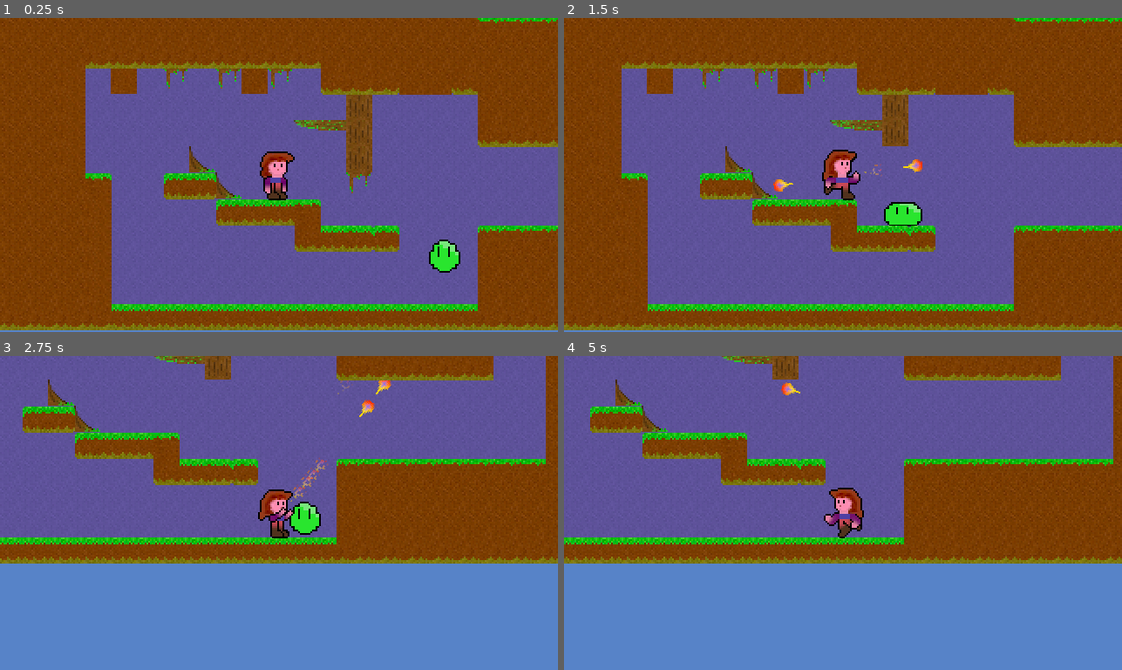
Above: before the commit, frames 1-4 (two rows, left to right).
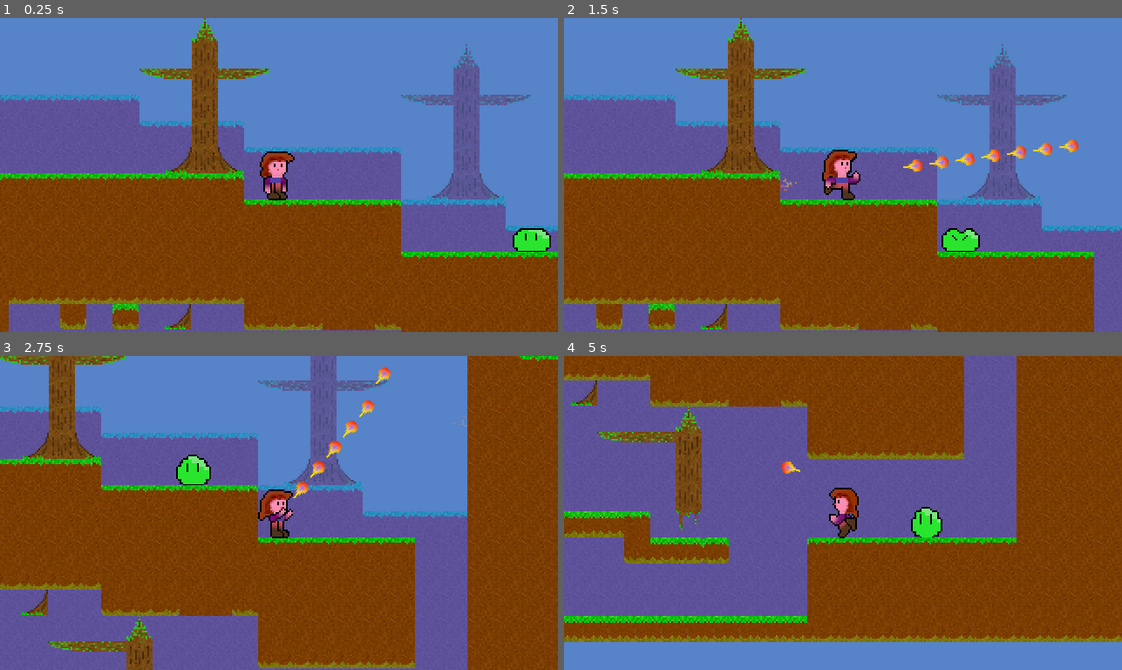
Above: after the commit, the same moments.

Repository: Teaching-myself-Godot/godot-zelia
Game: Godot game, scene res://game.tscn
The game is run twice, just before and just after one commit, with the same random seed, the same clock (stepped at 60 frames per second) and the same inputs.
Inputs (mouse positions are in pixels of both pictures, inside the frame that each line leads up to):
- Up to frame 1 (0.25 s): no input
- Up to frame 2 (1.5 s): move the mouse to (965, 159) at 0.52 s; press the mouse at (965, 159) at 0.53 s; hold D (Run right) from 0.53 s (still down); tap W (Jump) at 0.77 s; move the mouse to (731, 190) at 1.27 s; release the mouse at (731, 190) at 1.28 s; click (731, 190) at 1.35 s
- Up to frame 3 (2.75 s): tap W (Jump) at 1.52 s; move the mouse to (334, 443) at 2.02 s; release D (Run right) at 2.03 s; press the mouse at (334, 443) at 2.03 s; hold A (Run left) from 2.03 s (still down)
- Up to frame 4 (5 s): move the mouse to (815, 575) at 2.77 s; release A (Run left) at 2.78 s; release the mouse at (815, 575) at 2.78 s; hold D (Run right) 2.78-4.28 s; click (815, 575) at 2.85 s; tap W (Jump) at 3.02, 3.77, 4.52 s; move the mouse to (1010, 560) at 3.52 s; press the mouse at (1010, 560) at 3.53 s; move the mouse to (675, 465) at 4.27 s; release the mouse at (675, 465) at 4.28 s; hold A (Run left) from 4.28 s (still down); click (675, 465) at 4.35 s

The runs differ from the first frame. In frame 1, 71% of the frame differs, in the area x 0-100%, y 0-100%; in frame 2, 73%; in frame 3, 84%; in frame 4, 61%.

Commit message:
removes breakable terrain scene in favor of terrain metadata.

Diff:
--- a/game.tscn
+++ b/game.tscn
@@ -1,11 +1,10 @@
-[gd_scene load_steps=7 format=3 uid="uid://cqim58wf6utuy"]
+[gd_scene load_steps=6 format=3 uid="uid://cqim58wf6utuy"]
 
 [ext_resource type="Script" path="res://game.gd" id="1_0r4c6"]
 [ext_resource type="PackedScene" uid="uid://bu64mps4ovkil" path="res://player/player.tscn" id="1_og4dl"]
 [ext_resource type="PackedScene" uid="uid://7ccsjx3fean8" path="res://terrains/terrains.tscn" id="3_en76a"]
 [ext_resource type="PackedScene" uid="uid://1rrf5ex0tp8h" path="res://monsters/slime/slime.tscn" id="4_cutr6"]
 [ext_resource type="PackedScene" uid="uid://c2cougq61862r" path="res://terrains/background_terrains.tscn" id="5_phpmm"]
-[ext_resource type="PackedScene" uid="uid://cn0enjod5dgrm" path="res://terrains/breakable_terrains.tscn" id="6_72jxg"]
 
 [node name="Game" type="Node"]
 script = ExtResource("1_0r4c6")
@@ -15,7 +14,7 @@
 
 [node name="Player" parent="." instance=ExtResource("1_og4dl")]
 z_index = 2
-position = Vector2(231, 232)
+position = Vector2(275, 104)
 
 [node name="Slime" parent="." instance=ExtResource("4_cutr6")]
 position = Vector2(326, 244)
@@ -28,13 +27,12 @@
 position = Vector2(165, 75)
 layer_0/tile_data = PackedInt32Array(196604, 262144, 0, 196605, 262144, 0, 262141, 65536, 65537, 262142, 65536, 65537,  …(10128 unchanged characters)…
 
-[node name="BreakableTerrains" parent="." instance=ExtResource("6_72jxg")]
-layer_0/tile_data = PackedInt32Array(1048594, 65537, 2, 983058, 65537, 1, 917522, 65537, 1, 851986, 65537, 65537, 1048589, 327681, 0, 983052, 327681, 0)
-metadata/hp = 10
+[node name="BreakableTerrains" parent="." instance=ExtResource("3_en76a")]
+layer_0/tile_data = PackedInt32Array(917522, 327681, 1, 983058, 65537, 1, 1048594, 65537, 1, 1114130, 65537, 2, 851986, 65537, 0, 917519, 1, 3, 917520, 65537, 3, 917521, 65537, 3)
+metadata/breakable = true
 
-[node name="FallingTerrains" parent="." instance=ExtResource("6_72jxg")]
-layer_0/tile_data = PackedInt32Array(786445, 65537, 2, 786443, 65537, 2, 786447, 65537, 2, 917521, 65537, 3, 917520, 1, 3, 786441, 327680, 1, 786446, 65536, 65537)
-metadata/hp = 2
+[node name="FallingTerrains" parent="." instance=ExtResource("3_en76a")]
+layer_0/tile_data = PackedInt32Array(786444, 262144, 1, 720906, 65536, 0, 786442, 65536, 2, 786446, 196609, 0)
 metadata/falls_down = true
 
 [connection signal="cast_projectile" from="Player" to="." method="_on_player_cast_projectile"]
--- a/terrains.gd
+++ /dev/null
@@ -1 +0,0 @@
-extends TileMap
--- a/terrains/breakable-terrains.tres
+++ /dev/null
@@ -1,284 +0,0 @@
-[gd_resource type="TileSet" load_steps=5 format=3 uid="uid://mbrtxghbw6du"]
-
-[ext_resource type="Texture2D" uid="uid://cd163dlcpxdpl" path="res://terrains/grass-and-dirt/1.png" id="1_2yjlc"]
-[ext_resource type="Texture2D" uid="uid://bs2oogwdwj73j" path="res://terrains/tree-trunk/1.png" id="2_5pb8x"]
-
-[sub_resource type="TileSetAtlasSource" id="TileSetAtlasSource_plf1x"]
-resource_name = "grass-and-dirt"
-texture = ExtResource("1_2yjlc")
-texture_region_size = Vector2i(15, 15)
-1:0/0 = 0
-1:0/0/terrain_set = 0
-1:0/0/terrain = 0
-1:0/0/physics_layer_0/linear_velocity = Vector2(0, 0)
-1:0/0/physics_layer_0/angular_velocity = 0.0
-1:0/0/physics_layer_0/polygon_0/points = PackedVector2Array(-7.5, -7.5, 7.5, -7.5, 7.5, 7.5, -7.5, 7.5)
-1:0/0/terrains_peering_bit/bottom_side = 0
-3:0/0 = 0
-3:0/0/terrain_set = 0
-3:0/0/terrain = 0
-3:0/0/physics_layer_0/linear_velocity = Vector2(0, 0)
-3:0/0/physics_layer_0/angular_velocity = 0.0
-3:0/0/physics_layer_0/polygon_0/points = PackedVector2Array(-7.5, -7.5, 7.5, -7.5, 7.5, 7.5, -7.5, 7.5)
-3:0/0/terrains_peering_bit/right_side = 0
-3:0/0/terrains_peering_bit/bottom_side = 0
-4:0/0 = 0
-4:0/0/terrain_set = 0
-4:0/0/terrain = 0
-4:0/0/physics_layer_0/linear_velocity = Vector2(0, 0)
-4:0/0/physics_layer_0/angular_velocity = 0.0
-4:0/0/physics_layer_0/polygon_0/points = PackedVector2Array(-7.5, -7.5, 7.5, -7.5, 7.5, 7.5, -7.5, 7.5)
-4:0/0/terrains_peering_bit/right_side = 0
-4:0/0/terrains_peering_bit/bottom_side = 0
-4:0/0/terrains_peering_bit/left_side = 0
-5:0/0 = 0
-5:0/0/terrain_set = 0
-5:0/0/terrain = 0
-5:0/0/physics_layer_0/linear_velocity = Vector2(0, 0)
-5:0/0/physics_layer_0/angular_velocity = 0.0
-5:0/0/physics_layer_0/polygon_0/points = PackedVector2Array(-7.5, -7.5, 7.5, -7.5, 7.5, 7.5, -7.5, 7.5)
-5:0/0/terrains_peering_bit/bottom_side = 0
-5:0/0/terrains_peering_bit/left_side = 0
-1:1/next_alternative_id = 2
-1:1/0 = 0
-1:1/0/terrain_set = 0
-1:1/0/terrain = 0
-1:1/0/physics_layer_0/linear_velocity = Vector2(0, 0)
-1:1/0/physics_layer_0/angular_velocity = 0.0
-1:1/0/physics_layer_0/polygon_0/points = PackedVector2Array(-7.5, -7.5, 7.5, -7.5, 7.5, 7.5, -7.5, 7.5)
-1:1/0/terrains_peering_bit/bottom_side = 0
-1:1/0/terrains_peering_bit/top_side = 0
-1:1/1 = 1
-1:1/1/terrain_set = 0
-1:1/1/terrain = 0
-1:1/1/physics_layer_0/linear_velocity = Vector2(0, 0)
-1:1/1/physics_layer_0/angular_velocity = 0.0
-1:1/1/physics_layer_0/polygon_0/points = PackedVector2Array(-7.5, -7.5, 7.5, -7.5, 7.5, 7.5, -7.5, 7.5)
-1:1/1/terrains_peering_bit/right_side = 0
-1:1/1/terrains_peering_bit/bottom_side = 0
-1:1/1/terrains_peering_bit/left_side = 0
-1:1/1/terrains_peering_bit/top_side = 0
-3:1/0 = 0
-3:1/0/terrain_set = 0
-3:1/0/terrain = 0
-3:1/0/physics_layer_0/linear_velocity = Vector2(0, 0)
-3:1/0/physics_layer_0/angular_velocity = 0.0
-3:1/0/physics_layer_0/polygon_0/points = PackedVector2Array(-7.5, -7.5, 7.5, -7.5, 7.5, 7.5, -7.5, 7.5)
-3:1/0/terrains_peering_bit/right_side = 0
-3:1/0/terrains_peering_bit/bottom_side = 0
-3:1/0/terrains_peering_bit/top_side = 0
-4:1/0 = 0
-4:1/0/terrain_set = 0
-4:1/0/terrain = 0
-4:1/0/physics_layer_0/linear_velocity = Vector2(0, 0)
-4:1/0/physics_layer_0/angular_velocity = 0.0
-4:1/0/physics_layer_0/polygon_0/points = PackedVector2Array(-7.5, -7.5, 7.5, -7.5, 7.5, 7.5, -7.5, 7.5)
-5:1/0 = 0
-5:1/0/terrain_set = 0
-5:1/0/terrain = 0
-5:1/0/physics_layer_0/linear_velocity = Vector2(0, 0)
-5:1/0/physics_layer_0/angular_velocity = 0.0
-5:1/0/physics_layer_0/polygon_0/points = PackedVector2Array(-7.5, -7.5, 7.5, -7.5, 7.5, 7.5, -7.5, 7.5)
-5:1/0/terrains_peering_bit/bottom_side = 0
-5:1/0/terrains_peering_bit/left_side = 0
-5:1/0/terrains_peering_bit/top_side = 0
-1:2/0 = 0
-1:2/0/terrain_set = 0
-1:2/0/terrain = 0
-1:2/0/physics_layer_0/linear_velocity = Vector2(0, 0)
-1:2/0/physics_layer_0/angular_velocity = 0.0
-1:2/0/physics_layer_0/polygon_0/points = PackedVector2Array(-7.5, -7.5, 7.5, -7.5, 7.5, 7.5, -7.5, 7.5)
-1:2/0/terrains_peering_bit/top_side = 0
-3:2/0 = 0
-3:2/0/terrain_set = 0
-3:2/0/terrain = 0
-3:2/0/physics_layer_0/linear_velocity = Vector2(0, 0)
-3:2/0/physics_layer_0/angular_velocity = 0.0
-3:2/0/physics_layer_0/polygon_0/points = PackedVector2Array(-7.5, -7.5, 7.5, -7.5, 7.5, 7.5, -7.5, 7.5)
-3:2/0/terrains_peering_bit/right_side = 0
-3:2/0/terrains_peering_bit/top_side = 0
-4:2/0 = 0
-4:2/0/terrain_set = 0
-4:2/0/terrain = 0
-4:2/0/physics_layer_0/linear_velocity = Vector2(0, 0)
-4:2/0/physics_layer_0/angular_velocity = 0.0
-4:2/0/physics_layer_0/polygon_0/points = PackedVector2Array(-7.5, -7.5, 7.5, -7.5, 7.5, 7.5, -7.5, 7.5)
-4:2/0/terrains_peering_bit/right_side = 0
-4:2/0/terrains_peering_bit/left_side = 0
-4:2/0/terrains_peering_bit/top_side = 0
-5:2/0 = 0
-5:2/0/terrain_set = 0
-5:2/0/terrain = 0
-5:2/0/physics_layer_0/linear_velocity = Vector2(0, 0)
-5:2/0/physics_layer_0/angular_velocity = 0.0
-5:2/0/physics_layer_0/polygon_0/points = PackedVector2Array(-7.5, -7.5, 7.5, -7.5, 7.5, 7.5, -7.5, 7.5)
-5:2/0/terrains_peering_bit/left_side = 0
-5:2/0/terrains_peering_bit/top_side = 0
-0:3/0 = 0
-0:3/0/terrain_set = 0
-0:3/0/terrain = 0
-0:3/0/physics_layer_0/linear_velocity = Vector2(0, 0)
-0:3/0/physics_layer_0/angular_velocity = 0.0
-0:3/0/physics_layer_0/polygon_0/points = PackedVector2Array(-7.5, -7.5, 7.5, -7.5, 7.5, 7.5, -7.5, 7.5)
-0:3/0/terrains_peering_bit/right_side = 0
-1:3/0 = 0
-1:3/0/terrain_set = 0
-1:3/0/terrain = 0
-1:3/0/physics_layer_0/linear_velocity = Vector2(0, 0)
-1:3/0/physics_layer_0/angular_velocity = 0.0
-1:3/0/physics_layer_0/polygon_0/points = PackedVector2Array(-7.5, -7.5, 7.5, -7.5, 7.5, 7.5, -7.5, 7.5)
-1:3/0/terrains_peering_bit/right_side = 0
-1:3/0/terrains_peering_bit/left_side = 0
-2:3/0 = 0
-2:3/0/terrain_set = 0
-2:3/0/terrain = 0
-2:3/0/physics_layer_0/linear_velocity = Vector2(0, 0)
-2:3/0/physics_layer_0/angular_velocity = 0.0
-2:3/0/physics_layer_0/polygon_0/points = PackedVector2Array(-7.5, -7.5, 7.5, -7.5, 7.5, 7.5, -7.5, 7.5)
-2:3/0/terrains_peering_bit/left_side = 0
-
-[sub_resource type="TileSetAtlasSource" id="TileSetAtlasSource_dlgml"]
-resource_name = "tree-trunk"
-texture = ExtResource("2_5pb8x")
-texture_region_size = Vector2i(15, 15)
-1:0/0 = 0
-1:0/0/terrain_set = 0
-1:0/0/terrain = 1
-1:0/0/physics_layer_0/linear_velocity = Vector2(0, 0)
-1:0/0/physics_layer_0/angular_velocity = 0.0
-1:0/0/physics_layer_0/polygon_0/points = PackedVector2Array(-5, 1.125, 0.125, -7.5, 4.625, 0.5, 7.5, 7.5, -7.5, 7.5)
-1:0/0/terrains_peering_bit/bottom_side = 1
-3:0/0 = 0
-3:0/0/terrain_set = 0
-3:0/0/terrain = 1
-3:0/0/physics_layer_0/linear_velocity = Vector2(0, 0)
-3:0/0/physics_layer_0/angular_velocity = 0.0
-3:0/0/physics_layer_0/polygon_0/points = PackedVector2Array(0, 4.625, 5.5, -1.25, 6.375, -7.5, 7.5, -7.5, 7.5, 7.5, -7.5, 7.5)
-3:0/0/terrains_peering_bit/right_side = 1
-3:0/0/terrains_peering_bit/bottom_side = 1
-4:0/0 = 0
-4:0/0/terrain_set = 0
-4:0/0/terrain = 1
-4:0/0/physics_layer_0/linear_velocity = Vector2(0, 0)
-4:0/0/physics_layer_0/angular_velocity = 0.0
-4:0/0/physics_layer_0/polygon_0/points = PackedVector2Array(-7.5, -7.5, 7.5, -7.5, 7.5, 7.5, -7.5, 7.5)
-4:0/0/terrains_peering_bit/right_side = 1
-4:0/0/terrains_peering_bit/bottom_side = 1
-4:0/0/terrains_peering_bit/left_side = 1
-5:0/0 = 0
-5:0/0/terrain_set = 0
-5:0/0/terrain = 1
-5:0/0/physics_layer_0/linear_velocity = Vector2(0, 0)
-5:0/0/physics_layer_0/angular_velocity = 0.0
-5:0/0/physics_layer_0/polygon_0/points = PackedVector2Array(-7.5, -7.5, -3.5, 0.375, 1.5, 4.625, 7.5, 7.5, -7.5, 7.5)
-5:0/0/terrains_peering_bit/bottom_side = 1
-5:0/0/terrains_peering_bit/left_side = 1
-1:1/next_alternative_id = 2
-1:1/0 = 0
-1:1/0/terrain_set = 0
-1:1/0/terrain = 1
-1:1/0/physics_layer_0/linear_velocity = Vector2(0, 0)
-1:1/0/physics_layer_0/angular_velocity = 0.0
-1:1/0/physics_layer_0/polygon_0/points = PackedVector2Array(-7.5, -7.5, 7.5, -7.5, 7.5, 7.5, -7.5, 7.5)
-1:1/0/terrains_peering_bit/bottom_side = 1
-1:1/0/terrains_peering_bit/top_side = 1
-1:1/1 = 1
-1:1/1/terrain_set = 0
-1:1/1/terrain = 1
-1:1/1/physics_layer_0/linear_velocity = Vector2(0, 0)
-1:1/1/physics_layer_0/angular_velocity = 0.0
-1:1/1/physics_layer_0/polygon_0/points = PackedVector2Array(-7.5, -7.5, 7.5, -7.5, 7.5, 7.5, -7.5, 7.5)
-1:1/1/terrains_peering_bit/right_side = 1
-1:1/1/terrains_peering_bit/bottom_side = 1
-1:1/1/terrains_peering_bit/left_side = 1
-1:1/1/terrains_peering_bit/top_side = 1
-3:1/0 = 0
-3:1/0/terrain_set = 0
-3:1/0/terrain = 1
-3:1/0/physics_layer_0/linear_velocity = Vector2(0, 0)
-3:1/0/physics_layer_0/angular_velocity = 0.0
-3:1/0/physics_layer_0/polygon_0/points = PackedVector2Array(-7.5, -7.5, 7.5, -7.5, 7.5, 7.5, -7.5, 7.5)
-3:1/0/terrains_peering_bit/right_side = 1
-3:1/0/terrains_peering_bit/bottom_side = 1
-3:1/0/terrains_peering_bit/top_side = 1
-4:1/0 = 0
-4:1/0/terrain_set = 0
-4:1/0/terrain = 1
-4:1/0/physics_layer_0/linear_velocity = Vector2(0, 0)
-4:1/0/physics_layer_0/angular_velocity = 0.0
-4:1/0/physics_layer_0/polygon_0/points = PackedVector2Array(-7.5, -7.5, 7.5, -7.5, 7.5, 7.5, -7.5, 7.5)
-5:1/0 = 0
-5:1/0/terrain_set = 0
-5:1/0/terrain = 1
-5:1/0/physics_layer_0/linear_velocity = Vector2(0, 0)
-5:1/0/physics_layer_0/angular_velocity = 0.0
-5:1/0/physics_layer_0/polygon_0/points = PackedVector2Array(-7.5, -7.5, 7.5, -7.5, 7.5, 7.5, -7.5, 7.5)
-5:1/0/terrains_peering_bit/bottom_side = 1
-5:1/0/terrains_peering_bit/left_side = 1
-5:1/0/terrains_peering_bit/top_side = 1
-1:2/0 = 0
-1:2/0/terrain_set = 0
-1:2/0/terrain = 1
-1:2/0/physics_layer_0/linear_velocity = Vector2(0, 0)
-1:2/0/physics_layer_0/angular_velocity = 0.0
-1:2/0/physics_layer_0/polygon_0/points = PackedVector2Array(-7.5, -7.5, 7.5, -7.5, 4.5, 0.625, -2.875, -5.875, -3, 4, -5.375, 3.25)
-1:2/0/terrains_peering_bit/top_side = 1
-3:2/0 = 0
-3:2/0/terrain_set = 0
-3:2/0/terrain = 1
-3:2/0/physics_layer_0/linear_velocity = Vector2(0, 0)
-3:2/0/physics_layer_0/angular_velocity = 0.0
-3:2/0/physics_layer_0/polygon_0/points = PackedVector2Array(-7.5, -7.5, 7.5, -7.5, 7.5, 7.5, -7.5, 7.5)
-3:2/0/terrains_peering_bit/right_side = 1
-3:2/0/terrains_peering_bit/top_side = 1
-4:2/0 = 0
-4:2/0/terrain_set = 0
-4:2/0/terrain = 1
-4:2/0/physics_layer_0/linear_velocity = Vector2(0, 0)
-4:2/0/physics_layer_0/angular_velocity = 0.0
-4:2/0/physics_layer_0/polygon_0/points = PackedVector2Array(-7.5, -7.5, 7.5, -7.5, 7.5, 7.5, -7.5, 7.5)
-4:2/0/terrains_peering_bit/right_side = 1
-4:2/0/terrains_peering_bit/left_side = 1
-4:2/0/terrains_peering_bit/top_side = 1
-5:2/0 = 0
-5:2/0/terrain_set = 0
-5:2/0/terrain = 1
-5:2/0/physics_layer_0/linear_velocity = Vector2(0, 0)
-5:2/0/physics_layer_0/angular_velocity = 0.0
-5:2/0/physics_layer_0/polygon_0/points = PackedVector2Array(-7.5, -7.5, 7.5, -7.5, 7.5, 7.5, -7.5, 7.5)
-5:2/0/terrains_peering_bit/left_side = 1
-5:2/0/terrains_peering_bit/top_side = 1
-0:3/0 = 0
-0:3/0/terrain_set = 0
-0:3/0/terrain = 1
-0:3/0/physics_layer_0/linear_velocity = Vector2(0, 0)
-0:3/0/physics_layer_0/angular_velocity = 0.0
-0:3/0/physics_layer_0/polygon_0/points = PackedVector2Array(-7.5, -7.5, 7.5, -7.5, 7.5, -2.22725, -4.00904, -3.22951)
-0:3/0/terrains_peering_bit/right_side = 1
-1:3/0 = 0
-1:3/0/terrain_set = 0
-1:3/0/terrain = 1
-1:3/0/physics_layer_0/linear_velocity = Vector2(0, 0)
-1:3/0/physics_layer_0/angular_velocity = 0.0
-1:3/0/physics_layer_0/polygon_0/points = PackedVector2Array(-7.5, -7.5, 7.5, -7.5, 8.625, -1.125, -7.5, -1)
-1:3/0/terrains_peering_bit/right_side = 1
-1:3/0/terrains_peering_bit/left_side = 1
-2:3/0 = 0
-2:3/0/terrain_set = 0
-2:3/0/terrain = 1
-2:3/0/physics_layer_0/linear_velocity = Vector2(0, 0)
-2:3/0/physics_layer_0/angular_velocity = 0.0
-2:3/0/physics_layer_0/polygon_0/points = PackedVector2Array(-7.5, -7.5, 7.5, -7.5, 6.5, -4.375, 0.875, -2.375, -7.5, -1.75)
-2:3/0/terrains_peering_bit/left_side = 1
-
-[resource]
-tile_size = Vector2i(15, 15)
-physics_layer_0/collision_layer = 3
-physics_layer_0/collision_mask = 3
-terrain_set_0/mode = 2
-terrain_set_0/terrain_0/name = "Grass and Dirt"
-terrain_set_0/terrain_0/color = Color(0.666667, 0.945098, 0.639216, 1)
-terrain_set_0/terrain_1/name = "tree trunk"
-terrain_set_0/terrain_1/color = Color(0.5, 0.4375, 0.25, 1)
-sources/0 = SubResource("TileSetAtlasSource_plf1x")
-sources/1 = SubResource("TileSetAtlasSource_dlgml")
--- a/terrains/breakable_terrains.gd
+++ b/terrains/breakable_terrains.gd
@@ -10,20 +10,20 @@
 )
 
 func _ready():
-	visible = false
-
-	for tile in get_used_cells(0):
-		var source_id = get_cell_source_id(0, tile)
-		var tileset_source : TileSetAtlasSource = tile_set.get_source(source_id)
-		var tile_atlas_coords = get_cell_atlas_coords(0, tile)
-		var tile_data = tileset_source.get_tile_data(tile_atlas_coords, 0)
-		emit_signal(
-			"add_breakable_tile",
-			tile * 15,
-			tileset_source.texture,
-			tile_atlas_coords,
-			tile_data.get_collision_polygon_points(0, 0),
-			get_meta("hp"),
-			get_meta("falls_down")
-		)
-	queue_free()
+	if get_meta("breakable") or get_meta("falls_down"):
+		visible = false
+		for tile in get_used_cells(0):
+			var source_id = get_cell_source_id(0, tile)
+			var tileset_source : TileSetAtlasSource = tile_set.get_source(source_id)
+			var tile_atlas_coords = get_cell_atlas_coords(0, tile)
+			var tile_data = tileset_source.get_tile_data(tile_atlas_coords, 0)
+			emit_signal(
+				"add_breakable_tile",
+				tile * 15,
+				tileset_source.texture,
+				tile_atlas_coords,
+				tile_data.get_collision_polygon_points(0, 0),
+				get_meta("hp"),
+				get_meta("falls_down")
+			)
+		queue_free()
--- a/terrains/breakable_terrains.tscn
+++ /dev/null
@@ -1,13 +0,0 @@
-[gd_scene load_steps=3 format=3 uid="uid://cn0enjod5dgrm"]
-
-[ext_resource type="TileSet" uid="uid://mbrtxghbw6du" path="res://terrains/breakable-terrains.tres" id="1_xe10m"]
-[ext_resource type="Script" path="res://terrains/breakable_terrains.gd" id="2_7aejf"]
-
-[node name="BreakableTerrains" type="TileMap"]
-z_index = 3
-tile_set = ExtResource("1_xe10m")
-cell_quadrant_size = 15
-format = 2
-script = ExtResource("2_7aejf")
-metadata/hp = 1
-metadata/falls_down = false
--- a/terrains/breakable_tile.tscn
+++ b/terrains/breakable_tile.tscn
@@ -1,7 +1,6 @@
-[gd_scene load_steps=3 format=3 uid="uid://1jbyqgw67s5g"]
+[gd_scene load_steps=2 format=3 uid="uid://1jbyqgw67s5g"]
 
 [ext_resource type="Script" path="res://terrains/breakable_tile.gd" id="1_hx667"]
-[ext_resource type="Texture2D" uid="uid://bgbdqs1p5nm32" path="res://terrains/placeholder.png" id="1_krdfa"]
 
 [node name="BreakableTile" type="StaticBody2D"]
 position = Vector2(1, 1)
@@ -11,7 +10,6 @@
 
 [node name="Sprite2D" type="Sprite2D" parent="."]
 position = Vector2(7, 7)
-texture = ExtResource("1_krdfa")
 region_enabled = true
 
 [node name="VisibleOnScreenNotifier2D" type="VisibleOnScreenNotifier2D" parent="."]
--- a/terrains/terrains.tscn
+++ b/terrains/terrains.tscn
@@ -1,10 +1,13 @@
 [gd_scene load_steps=3 format=3 uid="uid://7ccsjx3fean8"]
 
 [ext_resource type="TileSet" uid="uid://blfjq3ffg2s85" path="res://terrains/terrains.tres" id="1_edesm"]
-[ext_resource type="Script" path="res://terrains.gd" id="2_6qx3r"]
+[ext_resource type="Script" path="res://terrains/breakable_terrains.gd" id="2_t4vql"]
 
 [node name="Terrains" type="TileMap"]
 tile_set = ExtResource("1_edesm")
 cell_quadrant_size = 15
 format = 2
-script = ExtResource("2_6qx3r")
+script = ExtResource("2_t4vql")
+metadata/breakable = false
+metadata/falls_down = false
+metadata/hp = 10
Binary file removed: terrains/placeholder.png
Not shown, removed: terrains/placeholder.png.import
